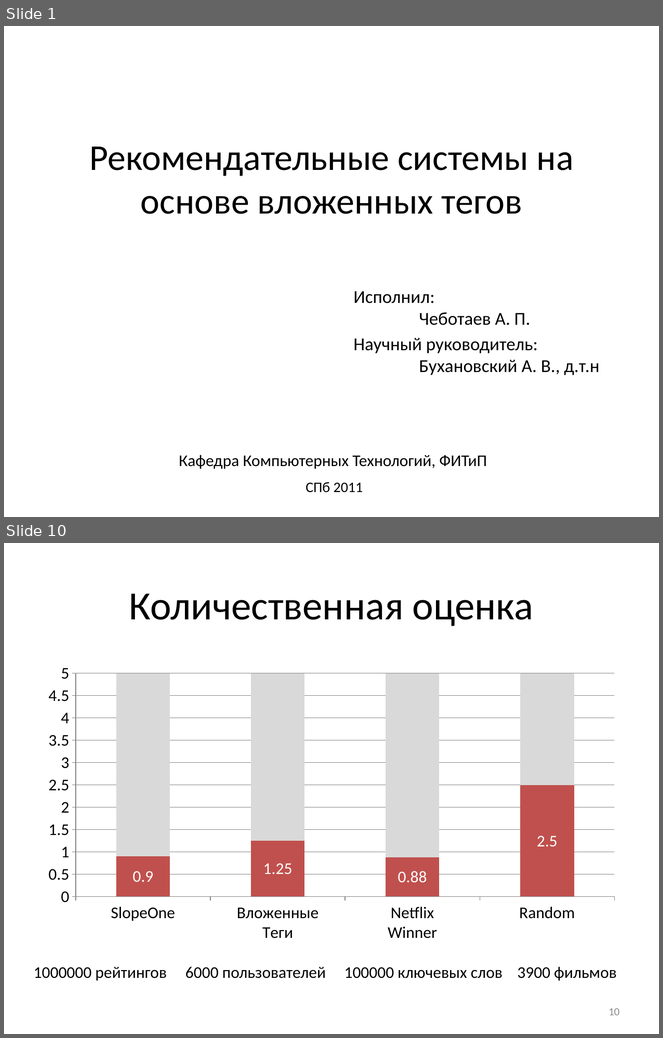
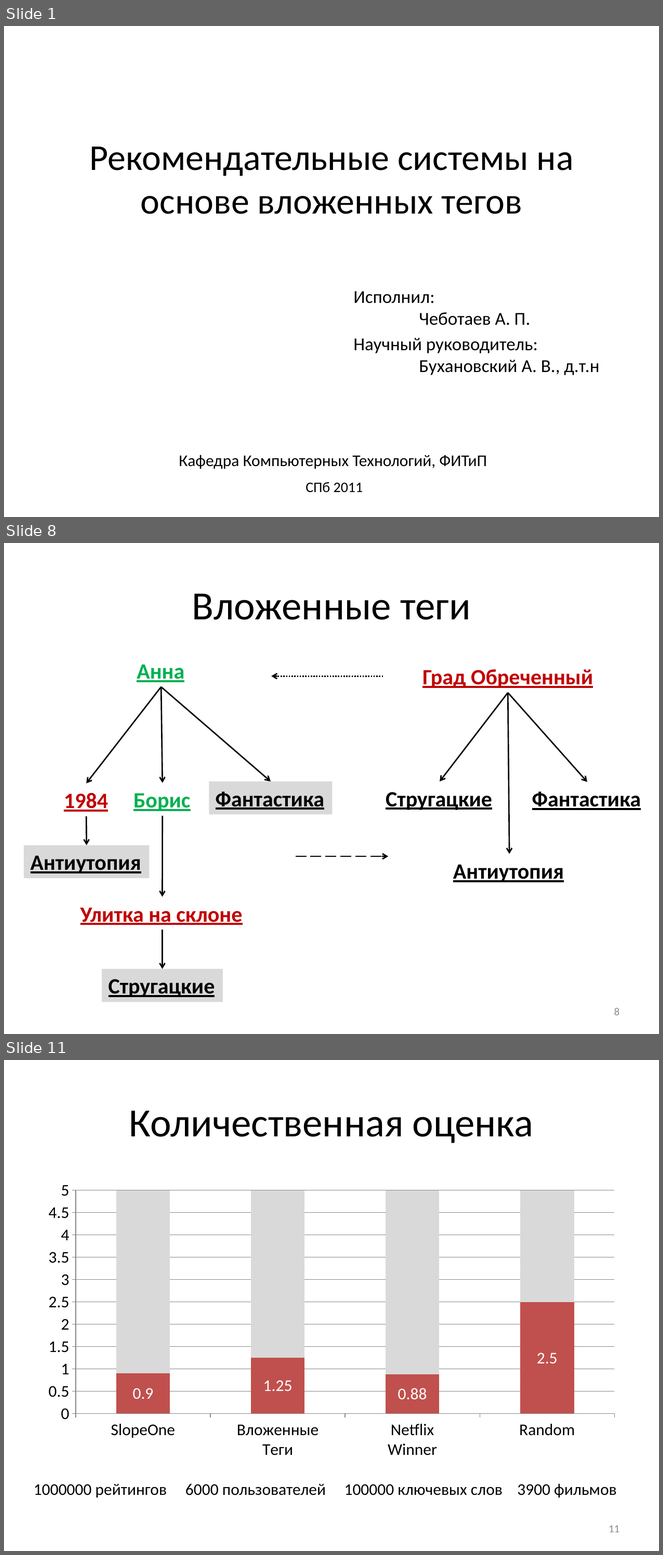
Before and after one commit to Otann/diploma, a slide deck: slides.pptx. Shown one above the other, each under a label of ours: slides 1 and 10 before the commit, slides 1, 8 and 11 after it; the slides between them are not shown. The pictures are 663x1038 and 663x1555 pixels, drawn with LibreOffice and Linux fonts; fonts in the diff are those of the drawing. Boxes give left, top, right and bottom in pixels: in the first picture for what was removed or moved away, otherwise in the second. Text is boxed around its words. In the diff, an @@ line names an element or a change of style, - is before the commit and + after.

```diff
--- a/slides.pptx
+++ b/slides.pptx
@@ slide 8 added at (4,543,659,1034), background #FFFFFF @@
@@ title added at (192,593,471,620), 44 pt, text #000000 @@
+Вложенные теги
@@ text added at (137,664,184,682), 24 pt, text #00B050, bold, underline @@
+Анна
@@ arrow added from (384, 676) to (271, 676), #000000 1.5 pt dashed @@
@@ text added at (423,669,593,688), 24 pt, text #C00000, bold, underline @@
+Град Обреченный
@@ arrow added from (161, 687) to (87, 783), #000000 1.5 pt @@
@@ arrow added from (161, 687) to (163, 783), #000000 1.5 pt @@
@@ arrow added from (161, 687) to (271, 782), #000000 1.5 pt @@
@@ arrow added from (508, 693) to (440, 782), #000000 1.5 pt @@
@@ arrow added from (508, 693) to (587, 782), #000000 1.5 pt @@
@@ arrow added from (508, 693) to (510, 854), #000000 1.5 pt @@
@@ rectangle added at (209,782,332,814), fill #D9D9D9, 24 pt, text #000000, bold, underline @@
+Фантастика
@@ text added at (386,792,492,810), 24 pt, text #000000, bold, underline @@
+Стругацкие
@@ text added at (532,792,641,810), 24 pt, text #000000, bold, underline @@
+Фантастика
@@ text added at (64,793,108,812), 24 pt, text #C00000, bold, underline @@
+1984
@@ text added at (133,793,190,811), 24 pt, text #00B050, bold, underline @@
+Борис
@@ arrow added from (87, 817) to (87, 846), #000000 1.5 pt @@
@@ arrow added from (163, 816) to (163, 897), #000000 1.5 pt @@
@@ rectangle added at (24,846,149,878), fill #D9D9D9, 24 pt, text #000000, bold, underline @@
+Антиутопия
@@ arrow added from (296, 857) to (389, 857), #000000 1.5 pt dashed @@
@@ text added at (453,864,564,883), 24 pt, text #000000, bold, underline @@
+Антиутопия
@@ text added at (80,908,242,925), 24 pt, text #C00000, bold, underline @@
+Улитка на склоне
@@ arrow added from (163, 930) to (163, 969), #000000 1.5 pt @@
@@ rectangle added at (102,969,223,1002), fill #D9D9D9, 24 pt, text #000000, bold, underline @@
+Стругацкие
@@ page number added at (614,1008,620,1016), 12 pt, text #8C8C8C @@
+8
@@ what was slide 10 is now slide 11 @@
@@ page number at (609,1525,620,1533): text changed @@
-10
+11
```
Also in this commit, not shown: 2 slides changed, 8 other slides added, 8 slides removed, 12 other files.
